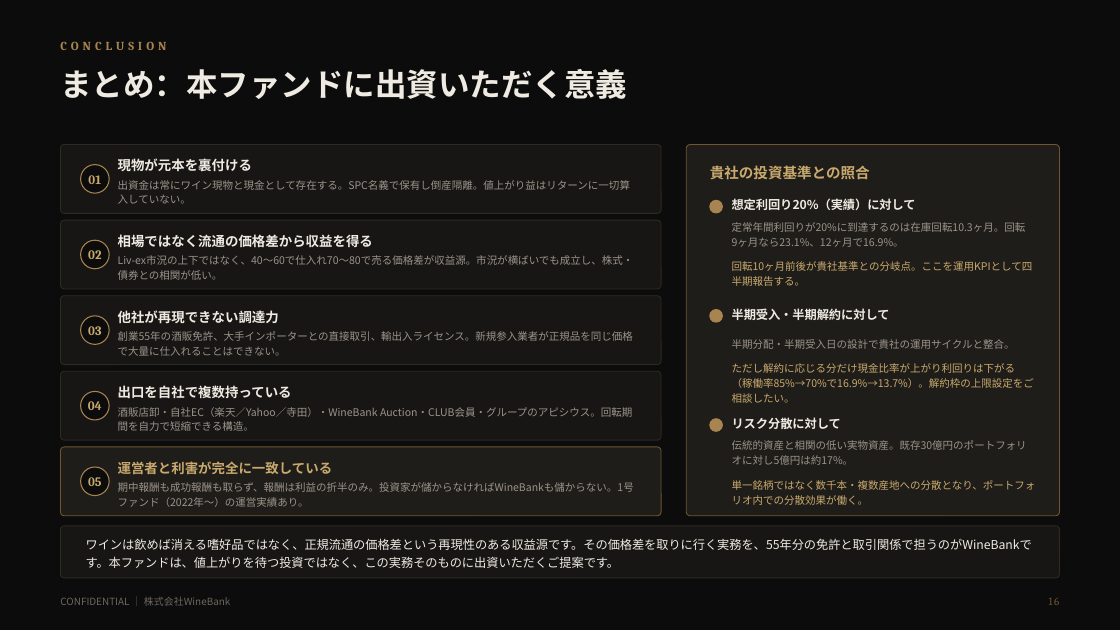
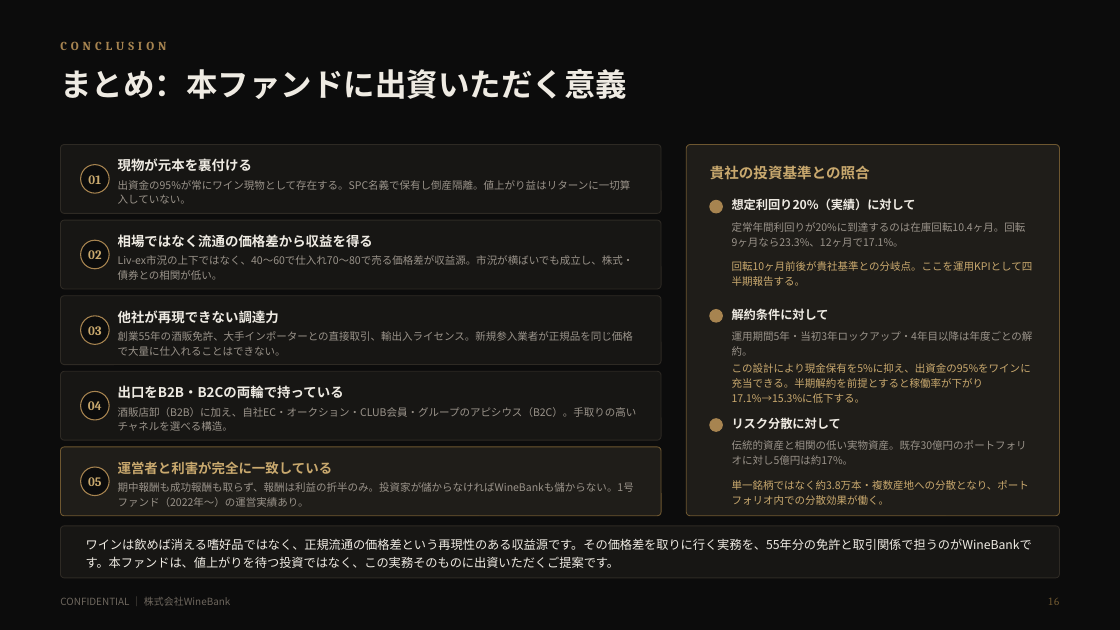
Before and after one commit to nakano-winebank/wine-auction, a slide deck: slide 17 of docs/wine-fund/WineBank_ワインファンドSPC組成提案_5億_20260811.pptx. Drawn at 1120x630 pixels with LibreOffice and Linux fonts; fonts in the diff are those of the drawing. Boxes give left, top, right and bottom in pixels: in the first picture for what was removed or moved away, otherwise in the second. Text is boxed around its words. In the diff, an @@ line names an element or a change of style, - is before the commit and + after.

```diff
--- a/docs/wine-fund/WineBank_ワインファンドSPC組成提案_5億_20260811.pptx
+++ b/docs/wine-fund/WineBank_ワインファンドSPC組成提案_5億_20260811.pptx
@@ text at (118,180,631,204): text changed @@
-出資金は常にワイン現物と現金として存在する。SPC名義で保有し倒産隔離。値上がり益はリターンに一切算入していない。
+出資金の95%が常にワイン現物として存在する。SPC名義で保有し倒産隔離。値上がり益はリターンに一切算入していない。
@@ text at (732,222,1026,247): text changed @@
-定常年間利回りが20%に到達するのは在庫回転10.3ヶ月。回転9ヶ月なら23.1%、12ヶ月で16.9%。
+定常年間利回りが20%に到達するのは在庫回転10.4ヶ月。回転9ヶ月なら23.3%、12ヶ月で17.1%。
@@ text at (732,308,829,320): text changed @@
-半期受入・半期解約に対して
+解約条件に対して
@@ text at (732,331,1033,356): text changed @@
-半期分配・半期受入日の設計で貴社の運用サイクルと整合。
+運用期間5年・当初3年ロックアップ・4年目以降は年度ごとの解約。
@@ text at (118,385,344,399): text changed @@
-出口を自社で複数持っている
+出口をB2B・B2Cの両輪で持っている
@@ text at (732,363,1031,403): text changed @@
-ただし解約に応じる分だけ現金比率が上がり利回りは下がる（稼働率85%→70%で16.9%→13.7%）。解約枠の上限設定をご相談したい。
+この設計により現金保有を5%に抑え、出資金の95%をワインに充当できる。半期解約を前提とすると稼働率が下がり17.1%→15.3%に低下する。
@@ text at (118,407,637,431): text changed @@
-酒販店卸・自社EC（楽天／Yahoo／寺田）・WineBank Auction・CLUB会員・グループのアピシウス。回転期間を自力で短縮できる構造。
+酒販店卸（B2B）に加え、自社EC・オークション・CLUB会員・グループのアピシウス（B2C）。手取りの高いチャネルを選べる構造。
@@ text at (732,480,1029,505): text changed @@
-単一銘柄ではなく数千本・複数産地への分散となり、ポートフォリオ内での分散効果が働く。
+単一銘柄ではなく約3.8万本・複数産地への分散となり、ポートフォリオ内での分散効果が働く。
```
Also in this commit, not shown: 15 other slides changed, 1 slide added, 1 slide removed, 6 other files.
